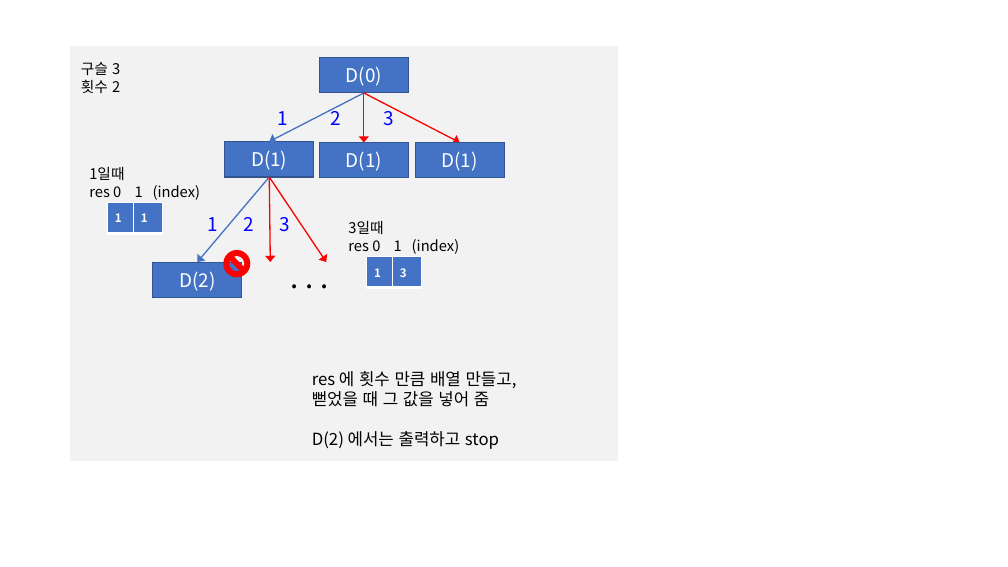
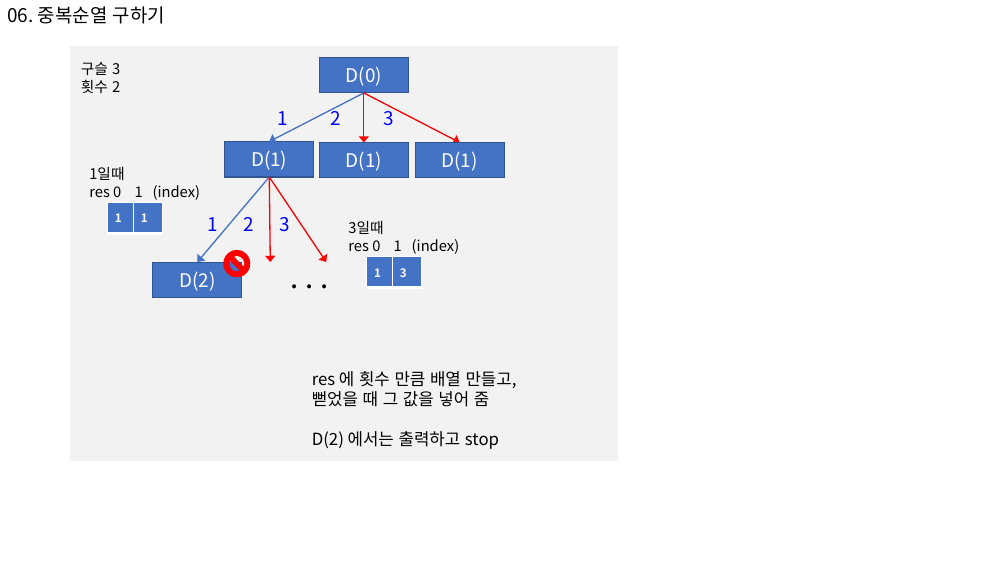
Before and after one commit to s-jinipark/pythonTest, a slide deck: slide 3 of inf-learn/section6/연습/인프런_코딩_section6.pptx. Drawn at 1008x567 pixels with LibreOffice and Linux fonts; fonts in the diff are those of the drawing. Boxes give left, top, right and bottom in pixels: in the first picture for what was removed or moved away, otherwise in the second. Text is boxed around its words. In the diff, an @@ line names an element or a change of style, - is before the commit and + after.

```diff
--- a/inf-learn/section6/연습/인프런_코딩_section6.pptx
+++ b/inf-learn/section6/연습/인프런_코딩_section6.pptx
@@ text added at [7, 6, 165, 24], 18 pt, text #000000 @@
+06. 중복순열 구하기
```
Also in this commit, not shown: 3 other slides changed, 2 slides added, 5 other files.
